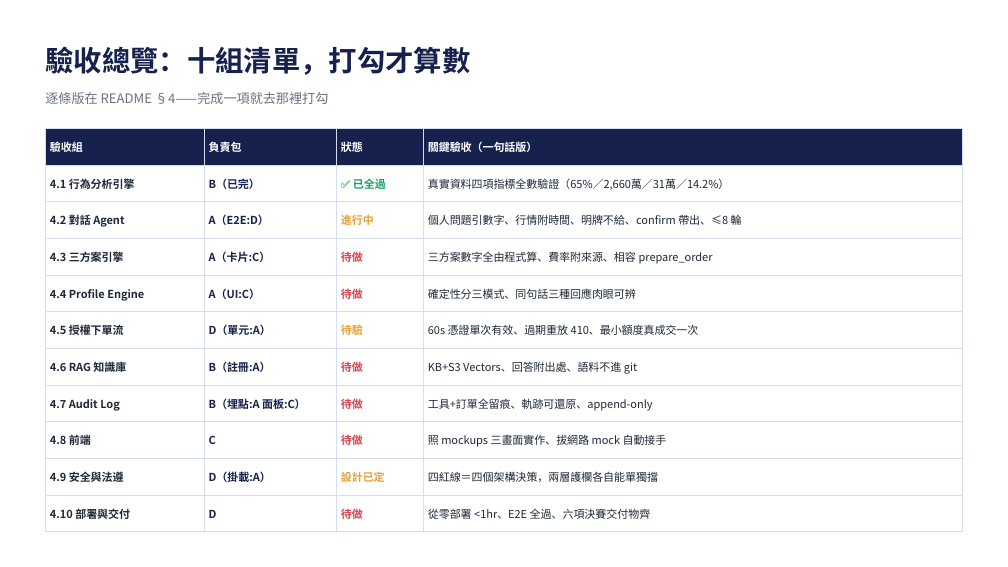
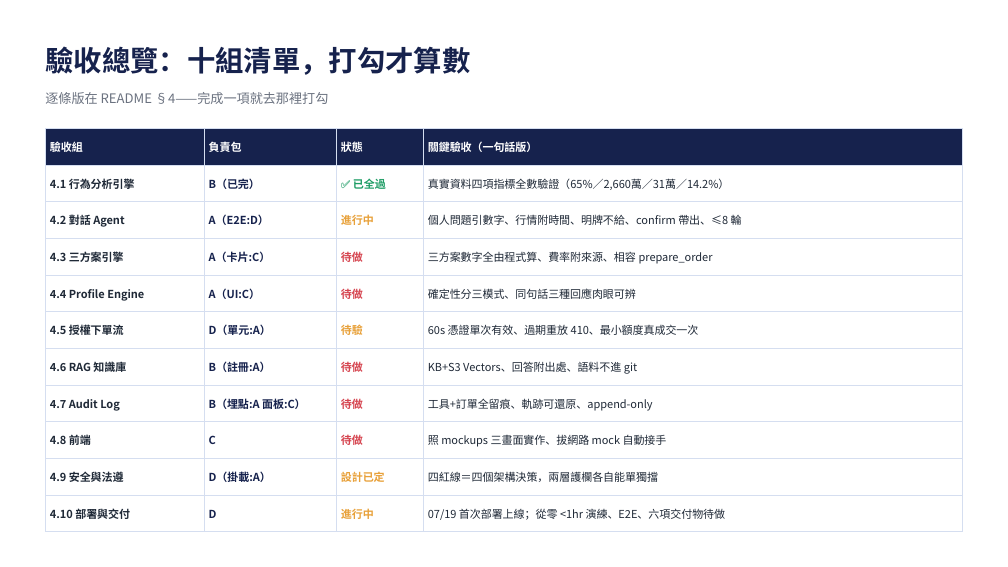
Before and after one commit to giont565/MaiMate, a slide deck: slide 21 of docs/MaiMate_開發手冊.pptx. Drawn at 1008x567 pixels with LibreOffice and Linux fonts; fonts in the diff are those of the drawing. Boxes give left, top, right and bottom in pixels: in the first picture for what was removed or moved away, otherwise in the second. Text is boxed around its words. In the diff, an @@ line names an element or a change of style, - is before the commit and + after.

```diff
--- a/docs/MaiMate_開發手冊.pptx
+++ b/docs/MaiMate_開發手冊.pptx
@@ table at (45, 129, 963, 524) @@
-row 11, column 3: 待做
+row 11, column 3: 進行中
-row 11, column 4: 從零部署 <1hr、E2E 全過、六項決賽交付物齊
+row 11, column 4: 07/19 首次部署上線；從零 <1hr 演練、E2E、六項交付物待做
```
Also in this commit, not shown: 8 other slides changed, 3 other files.
